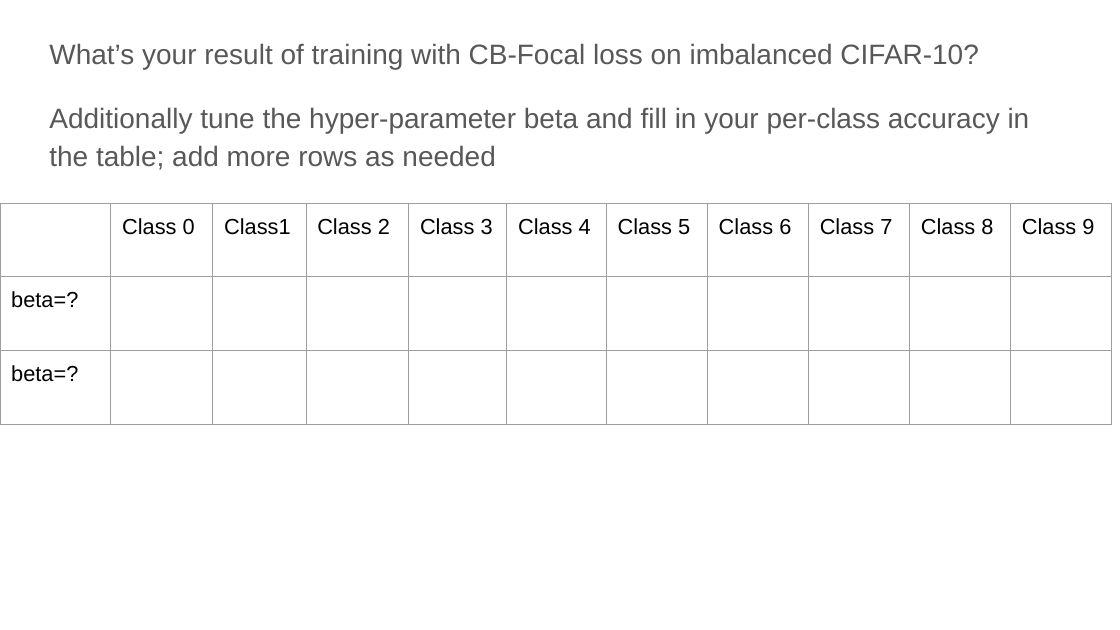
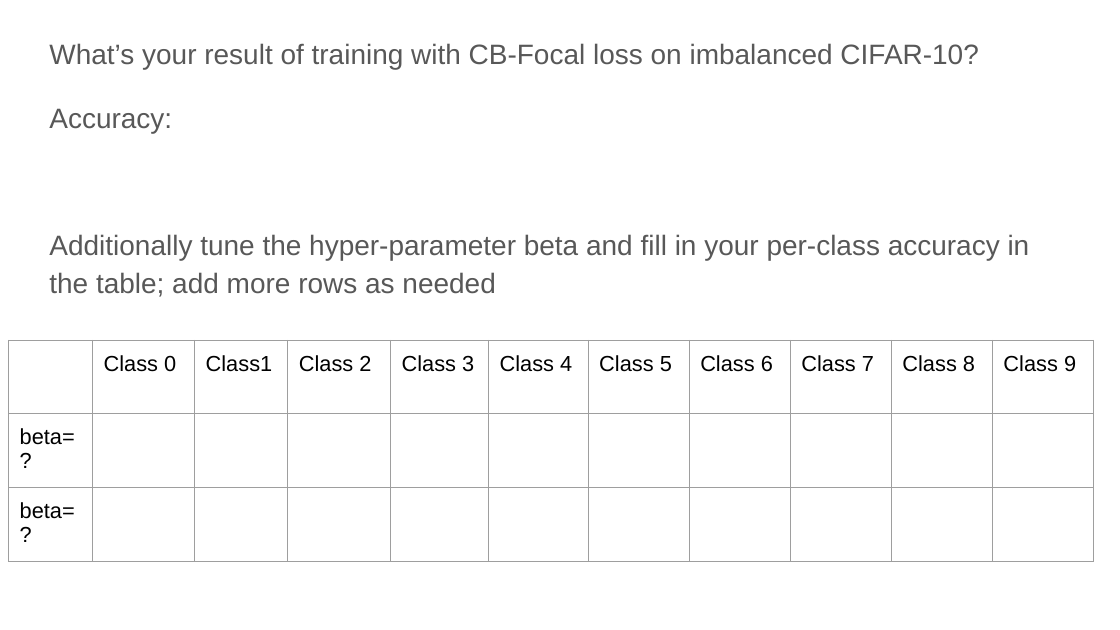
Before and after one commit to jcha-hub/DL_PS2, a slide deck: slide 19 of report-template-a2_v2.pptx. Drawn at 1120x630 pixels with LibreOffice and Linux fonts; fonts in the diff are those of the drawing. Boxes give left, top, right and bottom in pixels: in the first picture for what was removed or moved away, otherwise in the second. Text is boxed around its words. In the diff, an @@ line names an element or a change of style, - is before the commit and + after.

```diff
--- a/report-template-a2_v2.pptx
+++ b/report-template-a2_v2.pptx
@@ text at (x1=49, y1=108, x2=172, y2=133): paragraph added @@
+Accuracy:
@@ table resized from (x1=0, y1=204, x2=1111, y2=427) to (x1=9, y1=340, x2=1093, y2=564) @@
```
Also in this commit, not shown: 6 other slides changed, 1 slide added, 3 other files.
